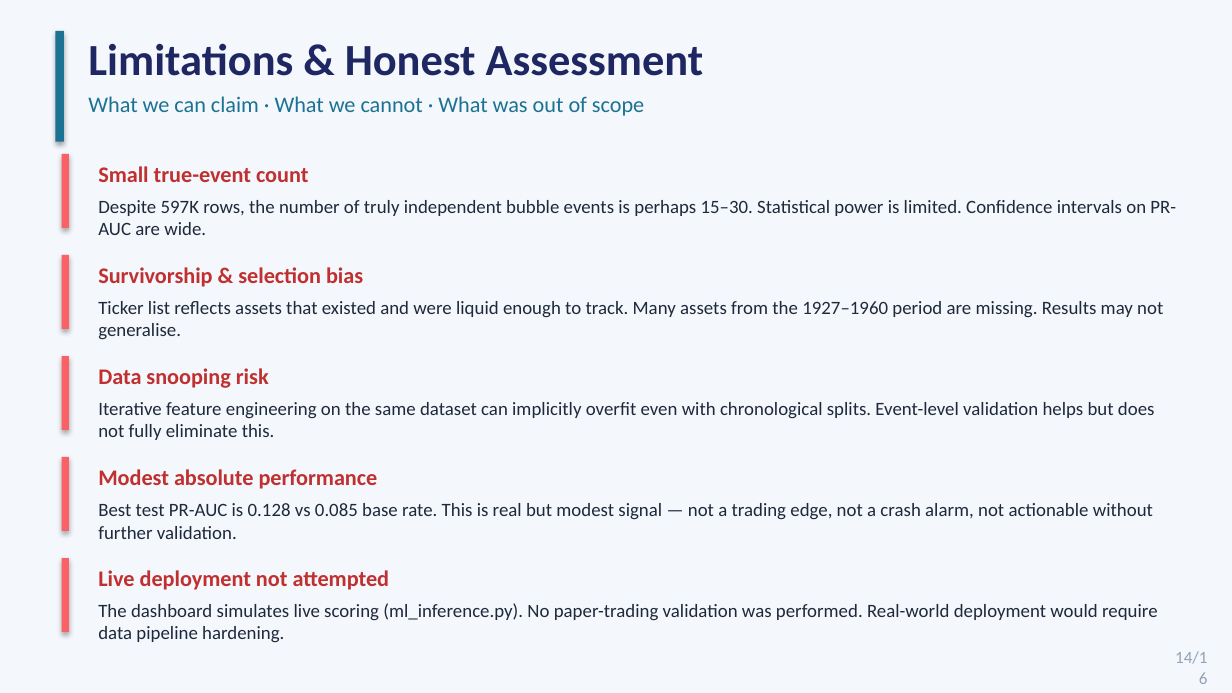
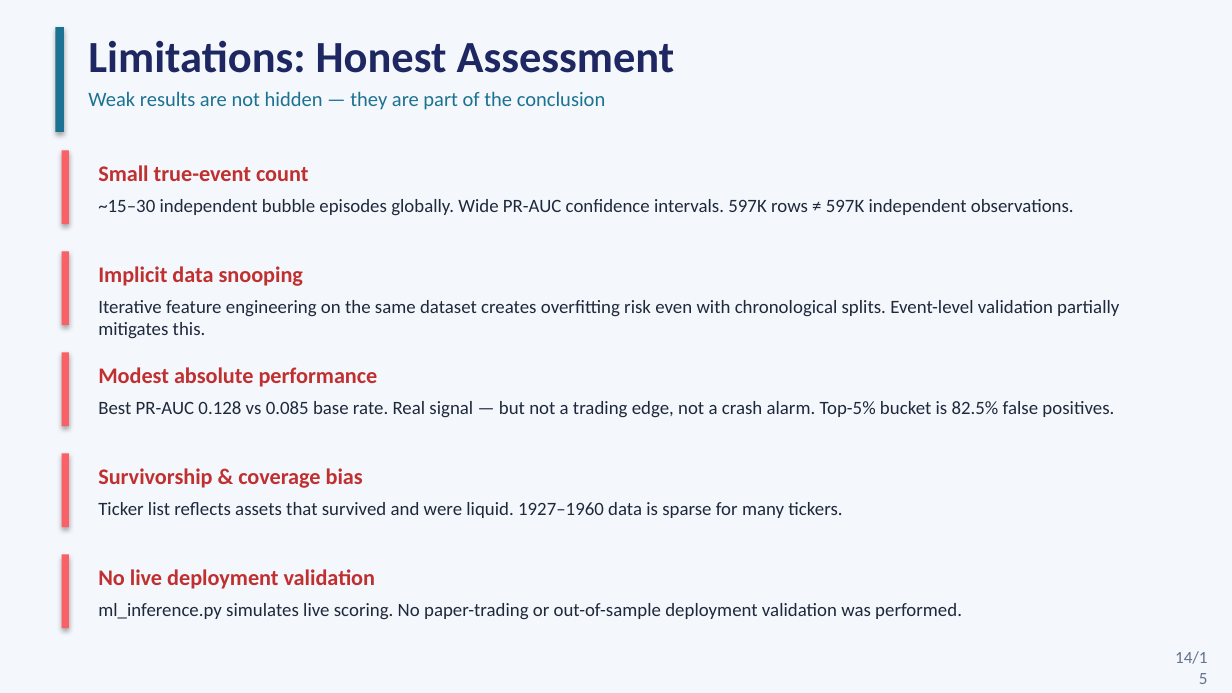
Before and after one commit to mcrisci24/economic-bubble-dashboard, a slide deck: slide 14 of presentation/Economic_Bubble_Dashboard_Presentation.pptx. Drawn at 1232x693 pixels with LibreOffice and Linux fonts; fonts in the diff are those of the drawing. Boxes give left, top, right and bottom in pixels: in the first picture for what was removed or moved away, otherwise in the second. Text is boxed around its words. In the diff, an @@ line names an element or a change of style, - is before the commit and + after.

```diff
--- a/presentation/Economic_Bubble_Dashboard_Presentation.pptx
+++ b/presentation/Economic_Bubble_Dashboard_Presentation.pptx
@@ rectangle: place and size @@
-rectangle at [55, 31, 64, 142]
+rectangle at [55, 27, 64, 132]
@@ text at [88, 40, 675, 73]: text changed @@
-Limitations & Honest Assessment
+Limitations: Honest Assessment
@@ text at [88, 91, 606, 110]: text changed; size 13 to 12 pt @@
-What we can claim · What we cannot · What was out of scope
+Weak results are not hidden — they are part of the conclusion
@@ text at [98, 199, 1074, 216]: text changed @@
-Despite 597K rows, the number of truly independent bubble events is perhaps 15–30. Statistical power is limited. Confidence intervals on PR-AUC are wide.
+~15–30 independent bubble episodes globally. Wide PR-AUC confidence intervals. 597K rows ≠ 597K independent observations.
@@ text at [98, 266, 303, 286]: text changed @@
-Survivorship & selection bias
+Implicit data snooping
@@ text at [98, 300, 1119, 339]: text changed @@
-Ticker list reflects assets that existed and were liquid enough to track. Many assets from the 1927–1960 period are missing. Results may not generalise.
+Iterative feature engineering on the same dataset creates overfitting risk even with chronological splits. Event-level validation partially mitigates this.
@@ text "Modest absolute performance": place and size @@
-text "Modest absolute performance" at [98, 469, 378, 489]
+text "Modest absolute performance" at [98, 367, 378, 387]
@@ text removed at [98, 368, 269, 388] @@
-Data snooping risk
@@ text at [98, 401, 1114, 418]: text changed @@
-Iterative feature engineering on the same dataset can implicitly overfit even with chronological splits. Event-level validation helps but does not fully eliminate this.
+Best PR-AUC 0.128 vs 0.085 base rate. Real signal — but not a trading edge, not a crash alarm. Top-5% bucket is 82.5% false positives.
@@ 5 rectangles: place and size @@
-5 rectangles at [62, 154, 69, 632]
+5 rectangles at [62, 150, 69, 628]
@@ text added at [98, 468, 363, 488], 13 pt, text #C03030, bold @@
+Survivorship & coverage bias
@@ text at [98, 502, 842, 518]: text changed @@
-Best test PR-AUC is 0.128 vs 0.085 base rate. This is real but modest signal — not a trading edge, not a crash alarm, not actionable without further validation.
+Ticker list reflects assets that survived and were liquid. 1927–1960 data is sparse for many tickers.
@@ text at [98, 569, 376, 589]: text changed @@
-Live deployment not attempted
+No live deployment validation
@@ text at [98, 603, 962, 619]: text changed @@
-The dashboard simulates live scoring (ml_inference.py). No paper-trading validation was performed. Real-world deployment would require data pipeline hardening.
+ml_inference.py simulates live scoring. No paper-trading or out-of-sample deployment validation was performed.
@@ text at [1175, 651, 1208, 664]: text changed; text colour #94A3B8 to #64748B @@
-14/16
+14/15
```
Also in this commit, not shown: 3 other slides changed, 11 slides added, 12 slides removed, 5 other files.
